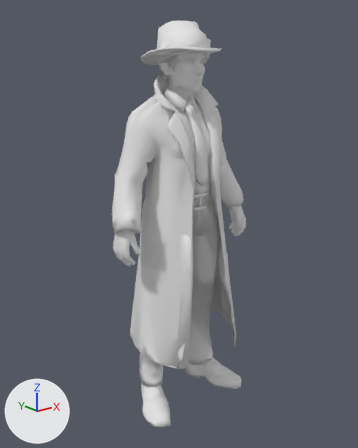
What one commit did to the glTF model ASSETS/MODELS/official/AGENT_FEMALE_LIGHT.glb.
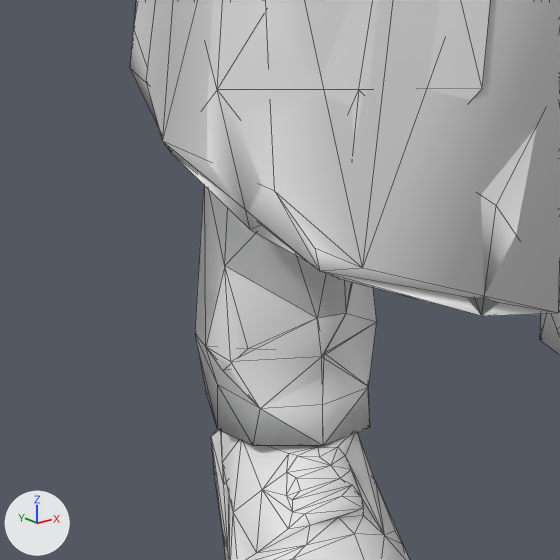
The first picture shows the older version from a 50 mm camera at (-0.773, -0.939, 0.883) aimed at (-0.004, 0.022, 0.498). The close-ups show the older and then the newer version on the part from 31% to 53% of the width and 73% to 90% of the height of that picture. Only the edits that show in the close-ups are written down. Every picture has the same lights, and +X, +Y and +Z are marked at lower left. The close-ups show mesh edges as thin lines. Vertices at exactly the same position are counted once.

Names of what the first close-up shows: 'Outfit_Coat', 'Outfit_Shoes', 'Outfit_Trousers', 'Outfit_Trousers_Coated'.
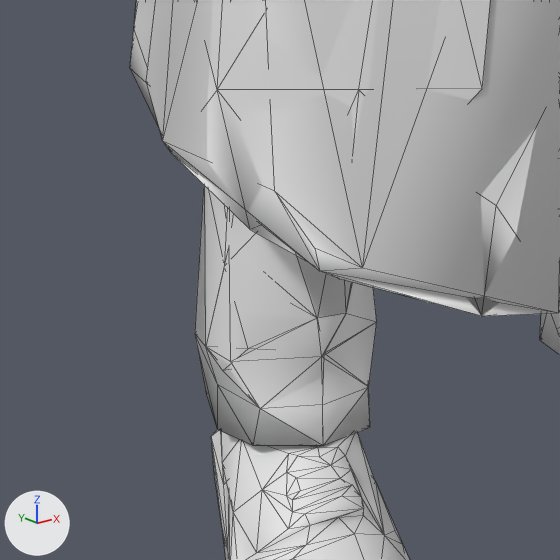
Boxes [x1, y1, x2, y2] around the edits, measured in the close-ups (560 x 560 px; the box of a moved part takes in the faces that stretch with it):
'Outfit_Trousers_Coated', reshaped: before [206, 266, 377, 409]; after [205, 186, 377, 409]
part 1 of me_outfit_trousers_coated, moved or reshaped: before [206, 266, 316, 362]; after [205, 186, 316, 362]

Edits to the bpy script that builds the scene:
```text
Change me_outfit_trousers_coated:
    used by ob_outfit_trousers_coated; location = (0.0, 0.0, 0.0)
    remove me_outfit_trousers_coated.from_pydata(...)  # 272 vertices, 500 faces; spans x -0.123..0.122, y -0.049..0.088, z 0.042..0.597
    add me_outfit_trousers_coated.from_pydata(...)  # 294 vertices, 499 faces; spans x -0.123..0.122, y -0.049..0.088, z 0.042..0.596
    me_outfit_trousers_coated part 1
    2 vertices are removed from x -0.114..-0.113, y 0.041..0.043, z 0.122..0.152
    10 faces are deleted
    1 vertex is added at (-0.112, 0.042, 0.132)
    8 new faces join them
    other edits to the shape of me_outfit_trousers_coated do not show in these pictures
```
